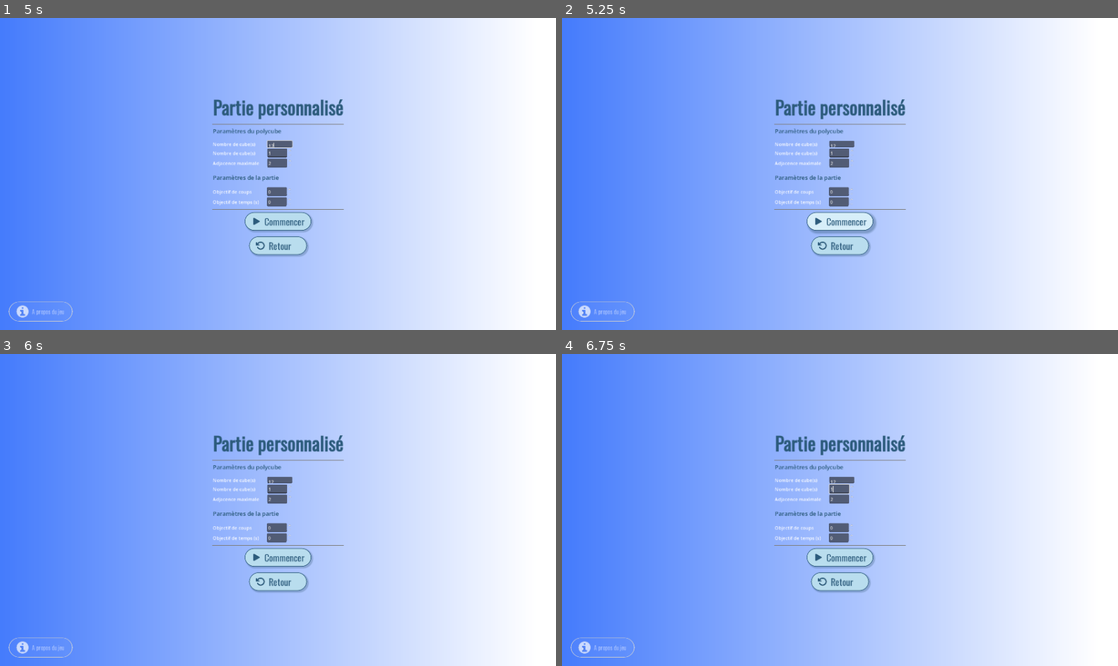
Above: before the commit, frames 1-4 (two rows, left to right).
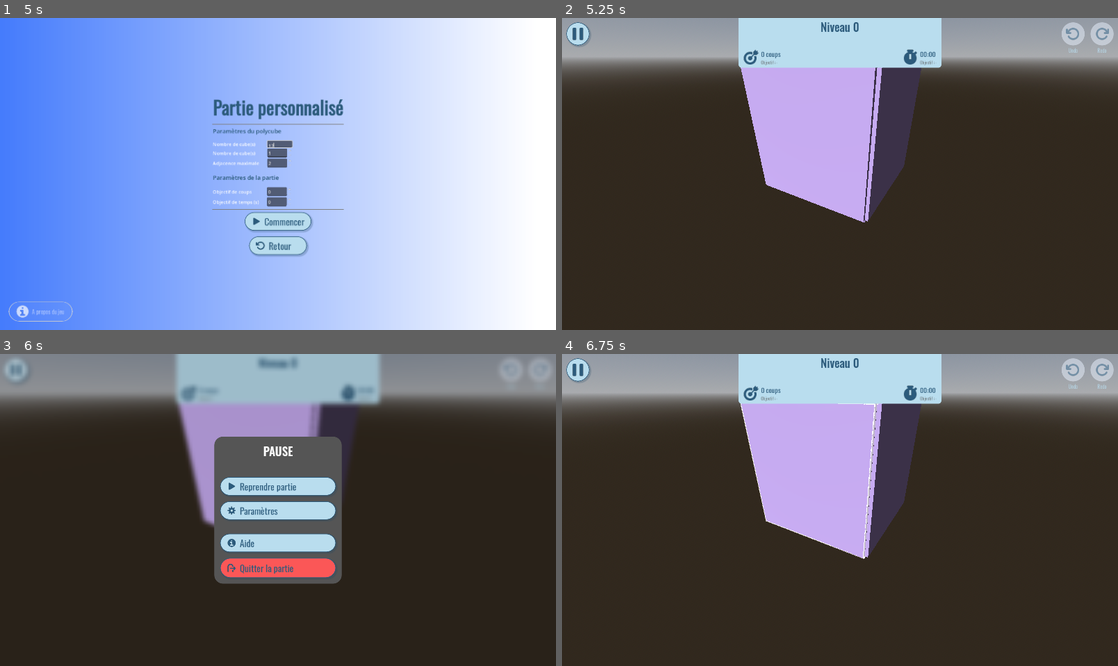
Above: after the commit, the same moments.

Repository: Turnute/PolyFold
Game: Godot game, scene res://scenes/interfaces/Menu.tscn
Same seed, same stepped clock (60 frames per second), same inputs: the game is played once before the commit and once after it.
Inputs (mouse positions are in pixels of both pictures, inside the frame that each line leads up to):
- Up to frame 1 (5 s): click "Jouer" at 0.5 s; click "Jouer" at 1.25 s; click "Crédits" at 2 s; click "Niveaux" at 2.75 s; click "Personnalisé" at 3.5 s; click (278, 142) at 4.27 s; type "12" at 4.35 s
- Up to frame 2 (5.25 s): click "Commencer" at 5 s
- Up to frame 3 (6 s): click (16, 369) at 5.77 s
- Up to frame 4 (6.75 s): click (840, 485) at 6.5 s, where only the run after the commit has a clickable "Reprendre partie"

Frame 1 is identical in both runs. In frame 2, 98% of the frame differs, in the area x 0-100%, y 0-100%; in frame 3, 99%; in frame 4, 98%.
Error before the commit: Parse Error: Invalid argument for "initialize()" function: argument 1 should be "int" but is "String". (res://scripts/ui/MenuManager.gd:73)

Commit message:
FinishMenu finish

Diff:
--- a/polyfold/localization/translations.csv
+++ b/polyfold/localization/translations.csv
@@ -19,9 +19,6 @@
 PAUSE_HELP,Aide,Help,
 PAUSE_LEAVE,Quitter la partie,Leave the game,
 OPTION_TITLE,Options,Settings,
-FR,Français,French,
-EN,Anglais,English,
-ES,Espagnol,Spanish,Español
 OPTION_LABEL_LANG,Langues,Langages,
 OPTION_LABEL_RES,Résolutions,Resolutions,
 OPTION_LABEL_COMMAND,Commandes,Keybinds,
@@ -56,7 +53,7 @@
 CREDIT,Crédits,Credits,Créditos
 VERSION,Version,Version,Versión
 CREDIT_TEAM,Équipe,Team,Equipo
-CREDIT_MEMBER_1,"Sébastian LOVEJOY-BLACK — Scrum Master, développeur","Sébastian LOVEJOY-BLACK — Scrum Master, Developer","Sébastian LOVEJOY-BLACK — Scrum Master, desarrollador"
+CREDIT_MEMBER_1,"Sébastian LOVEJOY-BLACK — Scrum Master, développeur","Sebastian LOVEJOY-BLACK — Scrum Master, Developer","Sebastian LOVEJOY-BLACK — Scrum Master, desarrollador"
 CREDIT_MEMBER_2,"Vincent TOURENNE — Product Owner, développeur","Vincent TOURENNE — Product Owner, Developer","Vincent TOURENNE — Product Owner, desarrollador"
 CREDIT_MEMBER_3,Xavier BAUBET — Développeur,Xavier BAUBET — Developer,Xavier BAUBET — Desarrollador
 CREDIT_MEMBER_4,Clément BINET — Développeur,Clément BINET — Developer,Clément BINET — Desarrollador
@@ -66,3 +63,15 @@
 CREDIT_THANKS,Remerciements,Acknowledgements,Agradecimientos
 CREDIT_THANKS_CONTENT,"Nous remercions M. Éric Andres, Professeur des Universités au laboratoire XLIM (Université de Po …(258 unchanged characters)…
 CREDIT_LICENCE,Réalisé avec Godot Engine (licence MIT),Made with Godot Engine (MIT License),Hecho con Godot Engine (licencia MIT)
+FINISH_TITLE,Partie terminée !,Game Finished !,¡Partida terminada!
+FINISH_GOALS,Objectifs,Goals,Objetivos
+FINISH_GOALS_TIME,Finir en %s,Finish in %s,Terminar en %s
+FINISH_GOALS_TIME_NONE,Pas d'objectif de temps,No time goal,Sin objetivo de tiempo
+FINISH_GOALS_MOVES,Finir en %d coups,Finish in %d moves,Terminar en %d movimientos
+FINISH_GOALS_MOVES_NONE,Pas d'objectif de coups,No moves goal,Sin objetivo de golpes
+FINISH_STATS_UNDO,Annulations,Undo,Deshacer
+FINISH_STATS_REDO,Rétablissements,Redo,Rehacer
+,,,
+LEVEL_LOCKED,Verrouillé,Locked,Bloqueado
+LEVEL_NEW,Nouveau,New,Nuevo
+LEVEL_BEST_SCORE,Record : %d coups,Best: %d moves,Récord: %d movimientos
--- a/polyfold/scenes/interfaces/FinishMenu.tscn
+++ b/polyfold/scenes/interfaces/FinishMenu.tscn
@@ -262,7 +262,6 @@
 text = "00:32:57 - 22 coups"
 label_settings = SubResource("LabelSettings_jn56f")
 horizontal_alignment = 1
-uppercase = true
 
 [node name="HSeparator3" type="HSeparator" parent="HBoxContainer/Menu/VBoxContainer" unique_id=58674023]
 layout_mode = 2
--- a/polyfold/scripts/gameplay/FoldDragController.gd
+++ b/polyfold/scripts/gameplay/FoldDragController.gd
@@ -222,6 +222,9 @@
 			## Add the action into the historic
 			_history.addAction(action)
 			Game._on_unfolding.emit()
+			if(_target.canUnfold()):
+				_target.finalRotation()
+				Game._on_game_finished.emit()
 
 	if is_instance_valid(_target):
 		_target.unselectAllFaces()
--- a/polyfold/scripts/systems/GameInfoManager.gd
+++ b/polyfold/scripts/systems/GameInfoManager.gd
@@ -6,3 +6,6 @@
 
 ## Signal emitted when a game is finished
 signal _on_game_finished()
+
+## Signal emitted when user resume the game in the PauseMenu interface
+signal _on_resume()
--- a/polyfold/scripts/ui/FinishMenu.gd
+++ b/polyfold/scripts/ui/FinishMenu.gd
@@ -5,7 +5,7 @@
 ## Create the interface by customizing the fields.
 ## [br][br]
 ## [b]Parameters:[/b]
-## [br]- [param time]: Duration of the game (in seconds)
+## [br]- [param time]: Duration of the game (in milliseconds)
 ## [br]- [param moves]: Number of moves of the game
 ## [br]- [param time_goal]: Time goal of the game
 ## [br]- [param moves_goal]: Moves goal of the game
@@ -23,20 +23,19 @@
 
 
 	# Infos
-	var total_time := int(max(time, 0.0) * 100.0)
+	var total_time := int(max(time, 0.0) / 10.0)
 	var minutes := total_time / 6000
 	var secondes := (total_time / 100) % 60
-	var centiemes := total_time % 100
-	var time_count := "%02d:%02d:%02d" % [minutes, secondes, centiemes]
+	var time_count := "%02d:%02d" % [minutes, secondes]
 
 	get_node("%infos").text = "%s - %s" % [time_count, TranslationServer.tr("GAME_LEVEL_MOVE") % moves]
 
 
 
 	# Time goal
-	var icon_time := get_node("icon_time_goal") as TextureRect
+	var icon_time := get_node("%icon_time_goal") as TextureRect
 	if(time_goal > 0):
-		var total_time_goal := int(max(time_goal, 0.0) * 100.0)
+		var total_time_goal := int(max(time_goal, 0.0) * 10.0)
 		var minutes_goal := total_time_goal / 6000
 		var secondes_goal := (total_time_goal / 100) % 60
 		var time_goal_count := "%02dm%02ds" % [minutes, secondes]
@@ -45,29 +44,29 @@
 			icon_time.texture = preload("res://assets/icons/checkmark.svg")
 		else:
 			icon_time.texture = preload("res://assets/icons/cross.svg")
-		get_node("label_time_goal").text = TranslationServer.tr("FINISH_GOALS_TIME") % time_goal_count
+		get_node("%label_time_goal").text = TranslationServer.tr("FINISH_GOALS_TIME") % time_goal_count
 	else:
 		icon_time.visible = false
-		get_node("label_time_goal").text = TranslationServer.tr("FINISH_GOALS_TIME_NONE")
+		get_node("%label_time_goal").text = TranslationServer.tr("FINISH_GOALS_TIME_NONE")
 
 
 
 	# Moves goal
-	var icon_moves := get_node("icon_moves_goal") as TextureRect
+	var icon_moves := get_node("%icon_moves_goal") as TextureRect
 	if(moves_goal == 0):
 		if(moves < moves_goal):
 			icon_moves.texture = preload("res://assets/icons/checkmark.svg")
 		else:
 			icon_moves.texture = preload("res://assets/icons/cross.svg")
-		get_node("label_moves_goal").text = TranslationServer.tr("FINISH_GOALS_MOVES") % moves_goal
+		get_node("%label_moves_goal").text = TranslationServer.tr("FINISH_GOALS_MOVES") % moves_goal
 	else:
 		icon_moves.visible = false
-		get_node("label_moves_goal").text = TranslationServer.tr("FINISH_GOALS_MOVES_NONE")
+		get_node("%label_moves_goal").text = TranslationServer.tr("FINISH_GOALS_MOVES_NONE")
 
 
 	# Stats
-	get_node("%undo_number").text = nb_undo
-	get_node("%nb_redo").text = nb_redo
+	get_node("%undo_number").text = str(nb_undo)
+	get_node("%redo_number").text = str(nb_redo)
 
 
 
--- a/polyfold/scripts/ui/GameLevel.gd
+++ b/polyfold/scripts/ui/GameLevel.gd
@@ -1,16 +1,24 @@
 class_name GameLevel
 extends Control
 
-var temps_ecoule: float = 0.0
-var chrono_is_running: bool = false
+var debut_temps : int = 0
+var temps_ecoule : int = 0
+var debut_pause_temps : int = 0
+var chrono_is_running : bool = false
 var moves : int = 0
 var all_moves : int = 0
+var time_goal : int = 0
+var move_goal : int = 0
+var nb_undo : int = 0
+var nb_redo : int = 0
 
 enum gameMode { LEVEL, PUZZLE, ENDLESS, CUSTOM }
 
 
 func _ready() -> void:
 	Game._on_unfolding.connect(addMove)
+	Game._on_game_finished.connect(gameFinished)
+	Game._on_resume.connect(resumeChrono)
 
 ## Create the interface by customizing the fields.
 ## [br][br]
@@ -23,6 +31,9 @@
 ## [br][b]Returns:[/b] [code]Control[/code] - The interface, prepared and added to the parent
 func initialize(mode: gameMode, level_name: String, level_description: String,
 				move_goal: int, time_goal: int) -> void:
+	self.time_goal = time_goal
+	self.move_goal = move_goal
+
 	if(mode == gameMode.LEVEL):
 		get_node("%level_name").text = TranslationServer.translate("GAME_LEVEL_NAME") % int(level_name)
 	elif(mode == gameMode.PUZZLE):
@@ -57,21 +68,34 @@
 	get_node("%time_goal").text = t_goal
 	refreshActionButtons()
 
+
 ## Start the stopwatch.
 func startChrono() -> void:
+	Log.info("Start Game")
 	chrono_is_running = true
+	debut_temps = Time.get_ticks_msec()
+
+## Resume the stopwatch.
+func resumeChrono() -> void:
+	Log.info("Resume Game")
+	chrono_is_running = true
+	var duree_pause: int = Time.get_ticks_msec() - debut_pause_temps
+	debut_temps += duree_pause
 
 ## Stop/pause the stopwatch.
 func stopChrono() -> void:
+	Log.info("Stop/Pause Game")
 	chrono_is_running = false
+	debut_pause_temps = Time.get_ticks_msec()
+
 
 ## Increments the stopwatch (if the stopwatch is running)
 func _process(delta: float) -> void:
 	if not chrono_is_running:
 		return
 
-	temps_ecoule += delta
-	var total: int = int(temps_ecoule)
+	temps_ecoule = Time.get_ticks_msec() - debut_temps
+	var total: int = int(max(temps_ecoule, 0)) / 1000
 	var minutes: int = total / 60
 	var secondes: int = total % 60
 	%time_count.text = "%02d:%02d" % [minutes, secondes]
@@ -93,6 +117,7 @@
 
 ## Function called when the [code]pause_button[/code] button is pressed.
 func _on_pause_button_pressed() -> void:
+	stopChrono()
 	MenuManager._display_pause(self)
 
 ## Function that updates the [code]Undo[/code] and [code]Redo[/code] buttons
@@ -115,6 +140,7 @@
 func _on_undo_button_pressed() -> void:
 	var done : bool = History.undo()
 	if(done):
+		nb_undo += 1
 		removeMove()
 
 
@@ -122,6 +148,7 @@
 func _on_redo_button_pressed() -> void:
 	var done : bool = History.redo()
 	if(done):
+		nb_redo += 1
 		addMove()
 
 ## Detect if the [code]Escape[/code] is pressed and open the Pause menu.
@@ -146,3 +173,9 @@
 
 func _on_info_level_mouse_exited() -> void:
 	changeTransparencyInfoLevel(1.0)
+
+func gameFinished() -> void:
+	var parent = get_parent()
+	queue_free()
+	MenuManager._display_finish(parent, temps_ecoule, moves,
+								time_goal, move_goal, nb_undo, nb_redo)
--- a/polyfold/scripts/ui/MenuManager.gd
+++ b/polyfold/scripts/ui/MenuManager.gd
@@ -66,7 +66,7 @@
 	return polycube
 
 ##
-static func _display_finish(parent : Node, time: String, moves: int, time_goal: String, moves_goal: int,
+static func _display_finish(parent : Node, time: int, moves: int, time_goal: int, moves_goal: int,
 							nb_undo: int, nb_redo: int) -> FinishMenu:
 	Log.info("Display Finish Menu")
 	var interface: FinishMenu = load(FINISH).instantiate()
--- a/polyfold/scripts/ui/PauseMenu.gd
+++ b/polyfold/scripts/ui/PauseMenu.gd
@@ -7,6 +7,7 @@
 func _on_resume_button_pressed() -> void:
 	get_tree().paused = false
 	queue_free()
+	Game._on_resume.emit()
 
 ## Function called when the [code]Help_button[/code] button is pressed.
 func _on_help_button_pressed() -> void:
